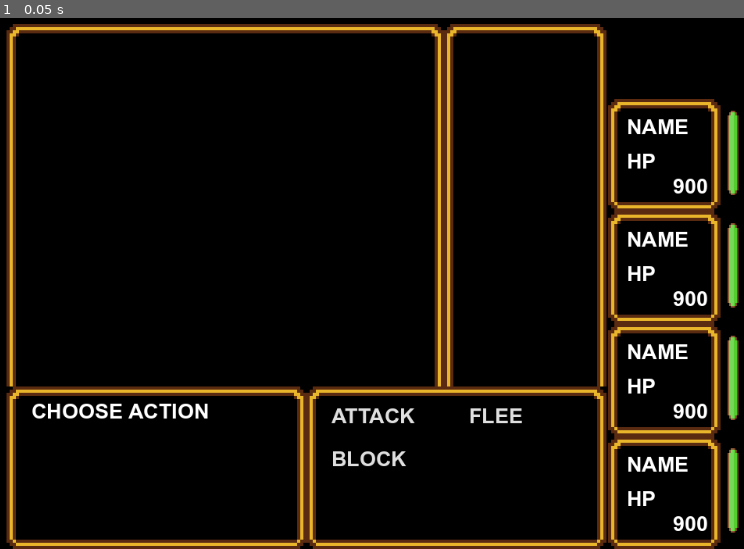
Above: before the commit, frame 1.
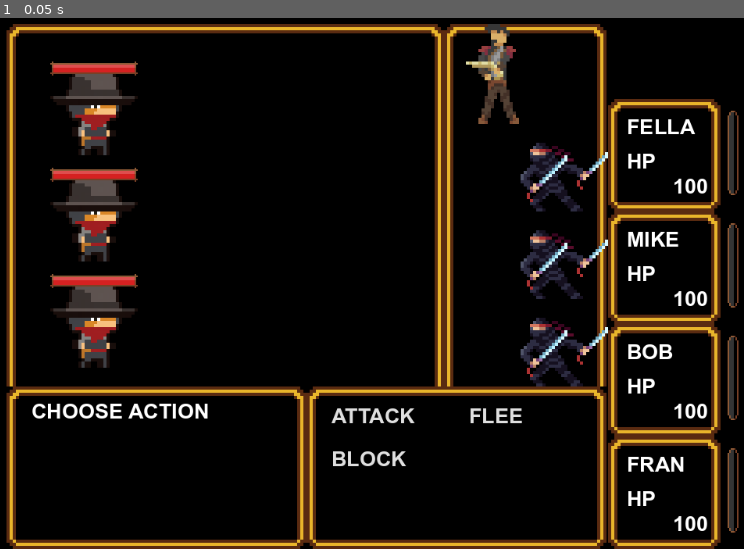
Above: after the commit, the same moment.

Repository: MichalKrzyzanowski/west-life-fantasy-godot-port
Game: Godot game, scene res://scenes/combat/combat.tscn
Two runs of this game, one before a commit and one after it. Both use one fixed random seed, a clock stepped at 60 frames per second and the inputs below. This scene is started directly instead of the project's main scene.
Inputs:
- Up to frame 1 (0.05 s): no input

The runs differ from the first frame. In frame 1, 7.4% of the frame differs, in the area x 6-100%, y 1-97%.
Error before the commit: Parse Error: Preload file "res://entities/common/generic_entity.tscn" does not exist. (res://scenes/combat/combat.gd:63)

Commit message:
- general changes: 	- ported files from inventory test project as is 		- shop.gd 		- grid_inv.gd 		- item_display.gd - added inventory resource: 	- represents a single generic inventory 		- has logic for adding/removing items 		- can be used as player, chest, or shop inventory - updated inventory_manager singleton: 	- added logic for fetching/adding new inventories

Diff:
--- a/entities/common/entity/entity_properties.gd
+++ b/entities/common/entity/entity_properties.gd
@@ -51,7 +51,7 @@
 
 
 ## load data from JSON savefile
-func load(data: CombatStats) -> void:
+func load(data: Dictionary) -> void:
 	name = data["name"]
 	texture = ResourceLoader.load(data["texture_path"])
 	stats.load(data["combat_stats"])
--- a/items/materials/common_materials.json
+++ b/items/materials/common_materials.json
@@ -1,20 +1,24 @@
 {
 	"wolf_hide": {
+		"id": 1,
 		"name": "wolf_hide",
 		"amount": 0,
 		"stack_size": 64
 	},
 	"wolf_claw": {
 		"id": 112,
+		"name": "wolf_claw",
 		"amount": 0,
 		"stack_size": 64
 	},
 	"wolf_fang": {
+		"id": 2,
+		"name": "name_fang",
 		"amount": 0,
 		"stack_size": 64
 	},
 	"wolf_ear": {
-		"id": 3,
+		"id": 4,
 		"name": "wolf_ear",
 		"amount": 0,
 		"stack_size": 64
--- a/project.godot
+++ b/project.godot
@@ -21,6 +21,7 @@
 PartyManager="*res://singletons/party_manager.gd"
 SaveManager="*res://singletons/save_manager.gd"
 ItemDatabase="*res://singletons/item_database.gd"
+InventoryManager="*res://singletons/inventory_manager.gd"
 
 [debug]
 
--- a/scenes/combat/combat.gd
+++ b/scenes/combat/combat.gd
@@ -60,7 +60,7 @@
 
 # @onready vars
 @onready var GenericEntity := preload(
-		"res://entities/common/generic_entity.tscn")
+		"res://entities/common/entity/generic_entity.tscn")
 #@onready var ShadeNinja := preload("res://entities/common/generic_entity.tscn") as Area2D
 # TODO: figure out how to implement static typing for Grid2D plugin type
 @onready var party_grid = $PartyGrid
--- a/singletons/inventory_manager.gd
+++ b/singletons/inventory_manager.gd
@@ -15,6 +15,8 @@
 # public vars
 
 # private vars
+## all inventories used by party
+var _inventories: Array[Inventory]
 
 # @onready vars
 
@@ -28,16 +30,29 @@
 
 
 func _ready() -> void:
-	pass
+	print("ids")
+	print(ItemDatabase.get_ids())
 
 
 # remaining builtins e.g. _process, _input
 
 
 # public methods
+func get_inventory(index: int) -> Inventory:
+	if !_inventory_exists(index):
+		printerr("no inventory found with index: %d" % index)
+		return null
+
+	return _inventories[index]
+
+
+func add_inventory(inventory: Inventory) -> void:
+	_inventories.append(inventory)
 
 
 # private methods
+func _inventory_exists(index: int) -> bool:
+	return index >= _inventories.size()
 
 
 # subclasses
--- a/singletons/item_database.gd
+++ b/singletons/item_database.gd
@@ -137,6 +137,11 @@
 	return data[id]
 
 
+## fetch all item ids
+func get_ids() -> Array:
+	return data.keys()
+
+
 # private methods
 ## item database initialization.
 ## only populates item database with base game items,
@@ -146,7 +151,7 @@
 	_parse_dir(ITEMS_DIR)
 	print("finished populating item database")
 	for i in data.keys():
-		print(data[i].name.capitalize())
+		print("[%d]%s" % [data[i].id, data[i].name.capitalize()])
 
 
 ## iterate over [param dir_path] and it's subdirs.
--- /dev/null
+++ b/ui/camp_menu/inventory/common/grid_inv.gd
@@ -0,0 +1,184 @@
+# @tool
+# class_name name
+extends HFlowContainer
+# docstring
+
+
+# signals
+
+# enums
+
+# constants
+
+# @export vars
+## max rows in gui inventory
+@export var rows: int = 1
+## max columns in gui inventory
+@export var columns: int = 1
+## hides the scrollbar
+@export var hide_scrollbar: bool = false
+## disables scrolling
+@export var disable_scrolling: bool = false
+## horizontal and vertical seperation constants for inventory_grid
+@export var inv_grid_h_seperation: int = 0
+@export var inv_grid_v_seperation: int = 0
+## scene to be used for displaying item data
+@export var item_gui: PackedScene
+
+# public vars
+## reference to inventory dictionary that will be displayed
+var item_dict: Dictionary
+
+# private vars
+var _first_page: int = 0
+var _current_page: int = _first_page
+var _previous_page: int = _current_page
+var _page_count: int = _current_page
+
+var _item_arr: Array
+
+
+# @onready vars
+@onready var inventory_grid: GridContainer = $Inv
+@onready var scrollbar: VScrollBar = $VScrollBar
+
+
+func _enter_tree() -> void:
+	pass
+
+
+## initialize item grid and applies scrollbar setting.
+## instantiate scenes used for displaying item info
+func _ready() -> void:
+	assert(item_gui, "item_gui is null")
+
+	if hide_scrollbar:
+		_disable_scrollbar()
+
+	# set gui inventory seperation constants
+	inventory_grid.add_theme_constant_override("h_separation", inv_grid_h_seperation)
+	inventory_grid.add_theme_constant_override("v_separation", inv_grid_v_seperation)
+
+	# generate rows * columns gui items
+	inventory_grid.columns = columns
+	var gui_amount: int = rows * columns
+	for i: int in gui_amount:
+		var gui: Control  = item_gui.instantiate()
+		inventory_grid.add_child(gui)
+
+	_init_scrollbar()
+
+
+# remaining builtins e.g. _process, _input
+## gui inventory input. mainly handles scrolling.
+## only scroll when mouse cursor is intersecting gui inventory rect
+func _input(event: InputEvent) -> void:
+	if !_is_inventory_highlighted():
+		return
+
+	if event.is_action_released("inventory_scroll_up"):
+		_change_page(-1)
+	elif event.is_action_released("inventory_scroll_down"):
+		_change_page(1)
+
+
+
+# public methods
+## update gui inventory page count and scrollbar
+func update_inventory() -> void:
+	_page_count = ceili(item_dict.size() / (rows * columns * 1.0)) - 1
+	scrollbar.max_value = _page_count
+	_update_scrollbar_grabber_length()
+
+	# update reference to item array from inventory dictionary
+	_item_arr = item_dict.values()
+	_update_item_gui()
+
+
+## fetch gui inventory children
+func get_gui_items() -> Array[Node]:
+	return inventory_grid.get_children()
+
+
+# private methods
+## disable scrollbar
+func _disable_scrollbar() -> void:
+	scrollbar.hide()
+	inventory_grid.set_anchors_preset(LayoutPreset.PRESET_FULL_RECT, true)
+
+
+## initialize scrollbar values (min/max_value, value)
+func _init_scrollbar() -> void:
+	scrollbar.min_value = _first_page
+	scrollbar.max_value = _page_count
+	scrollbar.set_value_no_signal(_current_page)
+	if disable_scrolling:
+		scrollbar.mouse_filter = Control.MOUSE_FILTER_IGNORE
+		set_process_input(false)
+
+
+## update height of scrollbar grabber based on gui inventory page count
+## and minimum size
+func _update_scrollbar_grabber_length() -> void:
+	var grab: StyleBox = scrollbar.get_theme_stylebox("grabber")
+	grab.content_margin_bottom = inventory_grid.get_combined_minimum_size().y / (_page_count + 1)
+
+
+## update currently-displayed items guis with new item resources
+## based on current page
+func _update_item_gui() -> void:
+	for i: int in inventory_grid.get_child_count():
+		var gui_item: Node = inventory_grid.get_child(i)
+		if _page_index(i) >= _item_arr.size():
+			_set_gui_item_resource(gui_item, null)
+			# inventory_grid.get_child(i).item = null
+			continue
+
+		# inventory_grid.get_child(i).item = _item_arr[_page_index(i)]
+		_set_gui_item_resource(gui_item, _item_arr[_page_index(i)])
+
+
+## set item property of gui_item, if it exists
+func _set_gui_item_resource(gui_item: Node, item: Item) -> void:
+	if "item" not in gui_item:
+		print('property "item" not found in "gui_item"')
+		return
+	gui_item.item = item
+
+
+## change current page by amount
+func _change_page(amount: int) -> void:
+	_set_page(_current_page + amount)
+
+
+## set current page to page.
+## clamped between first page and page count
+func _set_page(page: float) -> void:
+	_current_page = clampi(roundi(page), _first_page, _page_count)
+	scrollbar.set_value_no_signal(_current_page)
+
+	# if current page has changed, update item gui
+	if _current_page != _previous_page:
+		_update_item_gui()
+		_previous_page = _current_page
+
+
+## calculate gui inventory index based on
+## current page, rows, and columns
+func _page_index(index: int) -> int:
+	return index + (_current_page * rows * columns)
+
+
+## check if gui inventory rect is intersected by the mouse pointer
+func _is_inventory_highlighted() -> bool:
+	var grid_pos: Vector2 = inventory_grid.global_position
+	var grid_size: Vector2 = inventory_grid.get_combined_minimum_size()
+	grid_size.x = get_rect().size.x
+
+	var grid_rect: Rect2 = Rect2(grid_pos, grid_size)
+	var mouse_position: Vector2 = get_viewport().get_mouse_position()
+
+	return grid_rect.has_point(mouse_position)
+
+
+# subclasses
--- /dev/null
+++ b/ui/camp_menu/inventory/common/inventory.gd
@@ -0,0 +1,65 @@
+# @tool
+class_name Inventory extends Resource
+# docstring
+
+
+# signals
+
+# enums
+
+# constants
+
+# @export vars
+
+# public vars
+var inventory: Dictionary
+
+# private vars
+
+# @onready vars
+
+
+# _init
+func _init() -> void:
+	pass
+
+
+# _enter_tree
+func _enter_tree() -> void:
+	pass
+
+
+# _ready
+func _ready() -> void:
+	pass
+
+
+# remaining builtins e.g. _process, _input
+
+
+# public methods
+func add_item(item_id: int, amount: int) -> void:
+	var new_item: Item = ItemDatabase.get_item(item_id)
+	if !new_item:
+		printerr("item with id %d not available in database" % item_id)
+		return
+
+	if inventory.has(item_id):
+		inventory[item_id].add(amount)
+	else:
+		inventory[item_id] = new_item
+
+
+func remove_item(item_id: int, amount: int) -> void:
+	if inventory.has(item_id):
+		# should always be negative amount
+		inventory[item_id].add(amount)
+		if inventory[item_id].amount > 0:
+			return
+	inventory.erase(item_id)
+
+
+# private methods
+
+
+# subclasses
--- /dev/null
+++ b/ui/camp_menu/inventory/common/inventory.tres
@@ -0,0 +1,6 @@
+[gd_resource type="Resource" script_class="Inventory" load_steps=2 format=3 uid="uid://7m312qit41xu"]
+
+[ext_resource type="Script" path="res://ui/camp_menu/inventory/common/inventory.gd" id="1_gqdnl"]
+
+[resource]
+script = ExtResource("1_gqdnl")
--- /dev/null
+++ b/ui/camp_menu/inventory/common/item_display.gd
@@ -0,0 +1,76 @@
+# @tool
+# class_name name
+extends Button
+# docstring
+
+
+# signals
+
+# enums
+
+# constants
+
+# @export vars
+
+# public vars
+var item: Item:
+	set(new_item):
+		if new_item == null:
+			_set_defaults()
+			return
+
+		item = new_item
+		text = item.name
+		_update_amount_label()
+
+# private vars
+
+# @onready vars
+@onready var amount_label: Label = $AmountLabel
+
+
+func _init() -> void:
+	pass
+
+
+func _enter_tree() -> void:
+	pass
+
+
+func _ready() -> void:
+	_set_defaults()
+
+
+# remaining builtins e.g. _process, _input
+
+
+# public methods
+
+
+# private methods
+func _update_amount_label() -> void:
+	if item == null:
+		return
+
+	if !amount_label:
+		amount_label = $AmountLabel
+
+	text = item.name.capitalize()
+	if item.stack_size == 1:
+		amount_label.hide()
+		return
+
+	amount_label.show()
+	amount_label.text = "x%d" % item.amount
+
+
+func _set_defaults() -> void:
+	text = "----"
+	if !amount_label:
+		amount_label = $AmountLabel
+
+	amount_label.hide()
+
+
+
+# subclasses
--- /dev/null
+++ b/ui/test/shop.gd
@@ -0,0 +1,98 @@
+# @tool
+# class_name name
+extends Panel
+# docstring
+
+
+# signals
+
+# enums
+
+# constants
+
+# @export vars
+## temporary gold
+@export var gold: int = 100
+
+# public vars
+var item_list: Dictionary
+
+# private vars
+
+# subclasses
+
+# @onready vars
+@onready var item_select := $ItemSelect as OptionButton
+@onready var amount_edit := $AmountEdit
+@onready var sell_toggle := $CheckBox
+@onready var modify_item_button := $ModifyItemButton
+@onready var item_database: Node = %ItemDatabase
+
+
+func _init() -> void:
+	pass
+
+
+func _enter_tree() -> void:
+	pass
+
+
+func _ready() -> void:
+	if item_database:
+		for item in item_database.item_database:
+			item_select.add_item(item_database.item_database[item].name, item)
+
+
+# remaining builtins e.g. _process, _input
+
+
+# public methods
+
+
+# private methods
+func _add_item(item_id: int, amt: int) -> void:
+	# append amount if item is already present
+	if item_list.has(item_id):
+		item_list[item_id].add(amt)
+		return
+
+	var new_item: Item = item_database.item_database[item_id].duplicate()
+	new_item.add(amt)
+	item_list[item_id] = new_item
+
+
+func _remove_item(item_id: int, amt: int) -> void:
+	if item_list.has(item_id):
+		item_list[item_id].add(amt)
+		if item_list[item_id].amount > 0:
+			return
+	item_list.erase(item_id)
+
+# subclasses
+
+
+func _on_modify_item_button_up() -> void:
+	if !item_list:
+		print("no inventory set")
+		return
+
+	var item_id: int = item_select.get_item_id(item_select.selected)
+	print("selected item id: %d" % item_id)
+	if item_id == -1:
+		print("select a valid item")
+		return
+
+	var amount: int = amount_edit.value
+	var sell_mode_active: bool = sell_toggle.button_pressed
+
+	if sell_mode_active:
+		_remove_item(item_id, amount)
+	else:
+		_add_item(item_id, amount)
+	# print("inventory:")
+	# for item: Item in item_list:
+	# 	print("%s: %d/%d" % [item.name, item_list[item].amount, item_list[item].stack_size])
+
+
+func _on_check_box_toggled(toggled_on: bool) -> void:
+	modify_item_button.text = "Sell Item" if toggled_on else "Buy Item"
